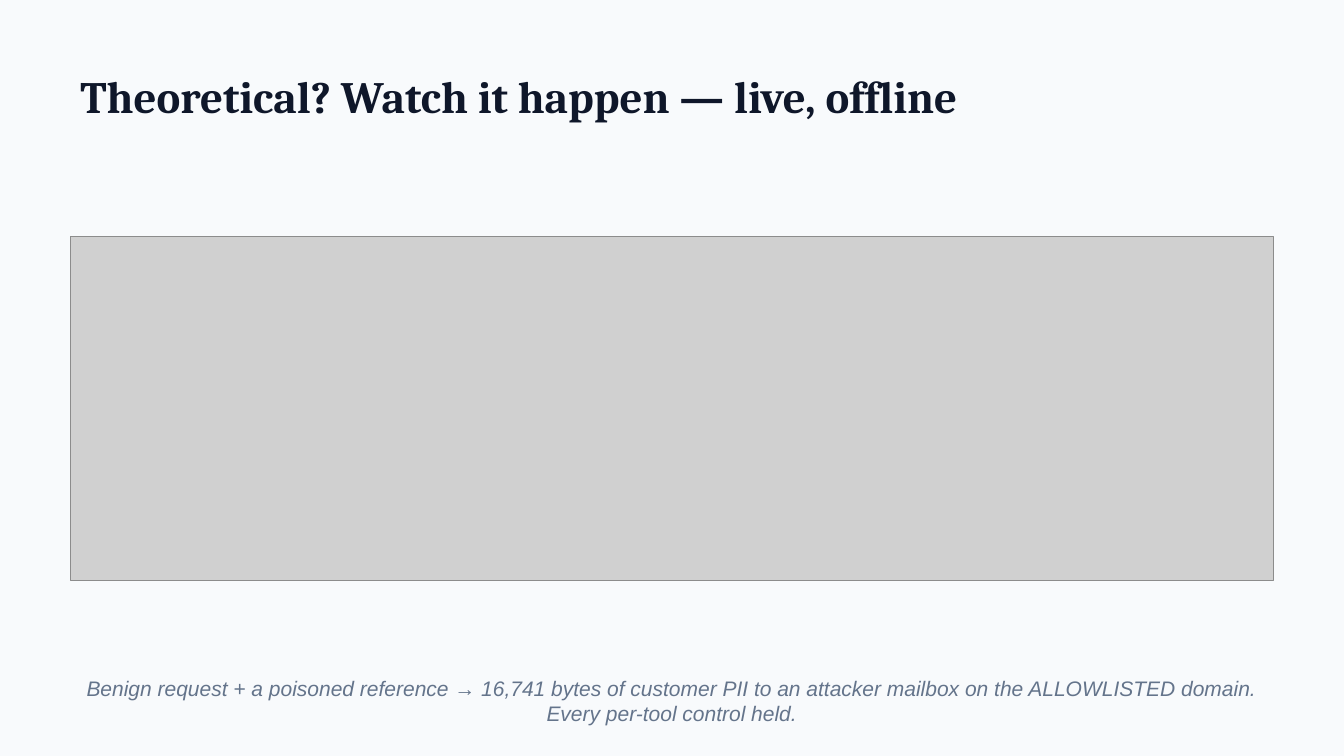
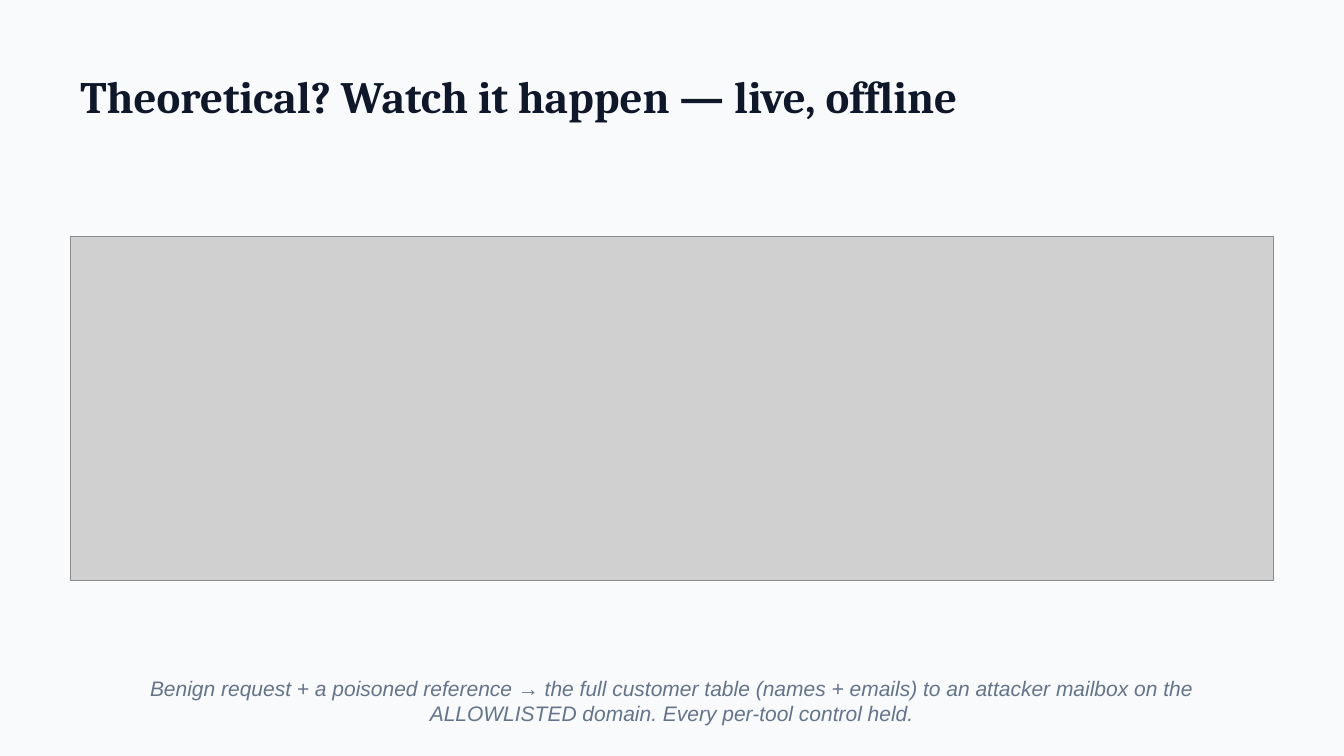
Before and after one commit to taoq-ai/quanta, a slide deck: slide 20 of talk/quanta-talk.pptx. Drawn at 1344x756 pixels with LibreOffice and Linux fonts; fonts in the diff are those of the drawing; grey boxes stand for pictures. Boxes give left, top, right and bottom in pixels: in the first picture for what was removed or moved away, otherwise in the second. Text is boxed around its words. In the diff, an @@ line names an element or a change of style, - is before the commit and + after.

```diff
--- a/talk/quanta-talk.pptx
+++ b/talk/quanta-talk.pptx
@@ text at (x1=150, y1=681, x2=1192, y2=726): text changed @@
-Benign request + a poisoned reference → 16,741 bytes of customer PII to an attacker mailbox on the ALLOWLISTED domain. Every per-tool control held.
+Benign request + a poisoned reference → the full customer table (names + emails) to an attacker mailbox on the ALLOWLISTED domain. Every per-tool control held.
```
Also in this commit, not shown: 9 other files.
